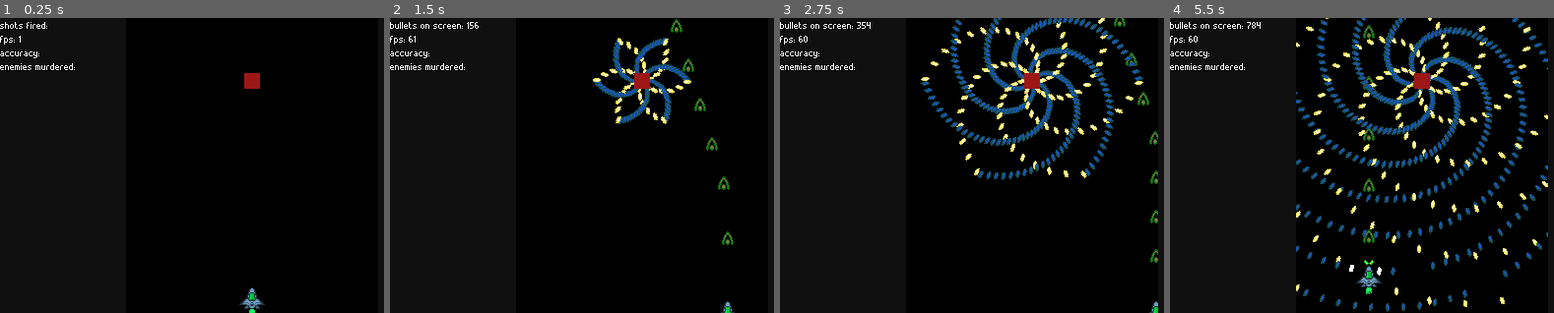
Above: before the commit, frames 1-4 (left to right).
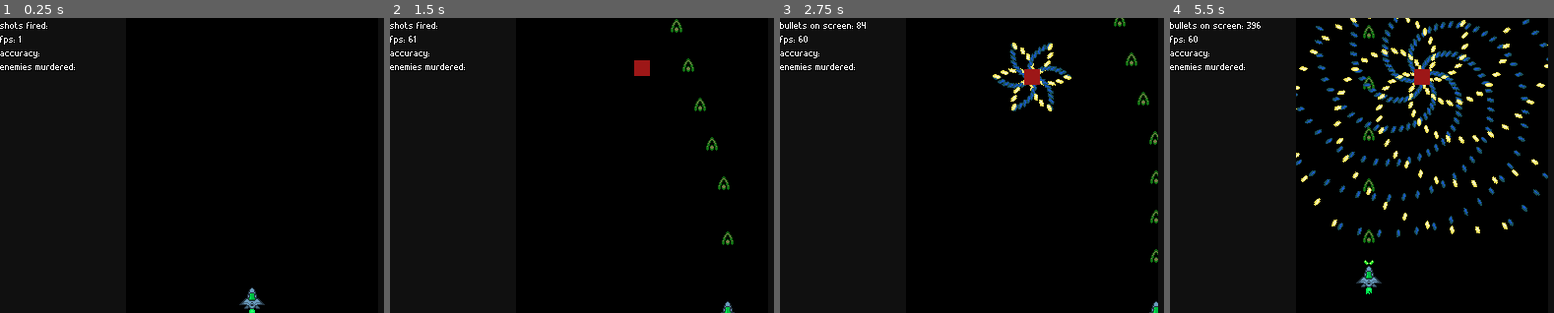
Above: after the commit, the same moments.

Repository: rockrick1/MAC0499-TCC
Game: Godot game, scene res://stages/test_stage.tscn
The game is run twice, just before and just after one commit, with the same random seed, the same clock (stepped at 60 frames per second) and the same inputs.
Inputs (mouse positions are in pixels of both pictures, inside the frame that each line leads up to):
- Up to frame 1 (0.25 s): no input
- Up to frame 2 (1.5 s): tap Enter at 0.5 s; move the mouse to (754, 150) at 0.52 s; hold Right (ui_right) 0.53-1.28 s; hold Space (ui_select) 0.53-1.28 s; move the mouse to (539, 180) at 1.27 s; hold Down (ui_down) from 1.28 s (still down); tap Space (ui_select) at 1.35 s
- Up to frame 3 (2.75 s): tap Space (ui_select) at 1.52, 1.82 s; move the mouse to (1083, 100) at 2.02 s; release Down (ui_down) at 2.03 s; hold Right (ui_right) from 2.03 s (still down); hold Space (ui_select) from 2.03 s (still down)
- Up to frame 4 (5.5 s): move the mouse to (1396, 224) at 2.77 s; release Right (ui_right) at 2.78 s; release Space (ui_select) at 2.78 s; hold Up (ui_up) 2.78-3.53 s; tap Space (ui_select) at 2.85, 3.02, 3.32, 4.35, 4.52, 4.82 s; move the mouse to (outside the picture) at 3.52 s; hold Space (ui_select) 3.53-4.28 s; hold Left (ui_left) 3.53-5.03 s; move the mouse to (1269, 121) at 4.27 s; move the mouse to (1446, 165) at 5.02 s; hold Down (ui_down) from 5.03 s (still down); hold Space (ui_select) from 5.03 s (still down)

The runs differ from the first frame. In frame 1, 0.2% of the frame differs, in the area x 63-68%, y 18-24%; in frame 2, 2.5%; in frame 3, 6.7%; in frame 4, 12%, in the area x 20-99%, y 0-100%.

Commit message:
enemy tween in

Diff:
--- a/shooter 2/characters/bullet_generator.gd
+++ b/shooter 2/characters/bullet_generator.gd
@@ -65,7 +65,7 @@
 
 func _ready():
 	set_process(false)
-	shooter = get_parent()
+	shooter = get_parent().get_parent()
 	print(shooter)
 
 
--- a/shooter 2/characters/enemy.gd
+++ b/shooter 2/characters/enemy.gd
@@ -5,6 +5,11 @@
 export (float) var HIT_REWARD
 export (String) var TYPE
 export (float) var DISTANCE
+
+export (float) var amount_to_move
+export (float) var move_period
+
+export (String) var generator_scripts
 
 const enemy = true
 
@@ -18,6 +23,24 @@
 func _ready():
 	stage = get_parent().get_parent()
 	character = stage.get_node("Character")
+	print(get_global_position())
+	position = Vector2(256,-15)
+
+	var params = DBManager.get_vars("generators/spinning6")
+
+	$Generators/BulletGenerator.set_params(params)
+	params.base_spin_speed = -80
+	params.fire_rate = 12
+	$Generators/BulletGenerator2.set_params(params)
+	$Generators/BulletGenerator2.modulate_bullets(Color(.1,.35,1,1))
+
+	if $StartMove:
+		$StartMove.interpolate_property(self, "position",
+		get_global_position(),
+		get_global_position() + Vector2(0,amount_to_move),
+		2,
+		Tween.TRANS_QUAD, Tween.EASE_IN_OUT)
+		$StartMove.start()
 
 # Called when the enemy takes damage
 func take_damage(dmg):
@@ -57,3 +80,8 @@
 	character.stats.enemies_killed += 1
 	character.update_stats_display()
 	queue_free()
+
+
+func _on_StartMove_tween_all_completed():
+	for generator in $Generators.get_children():
+		generator.start()
--- a/shooter 2/characters/test_enemy.tscn
+++ b/shooter 2/characters/test_enemy.tscn
@@ -7,11 +7,26 @@
 extents = Vector2( 8, 8 )
 
 [sub_resource type="Animation" id=2]
-resource_name = "take damage"
+resource_name = "StartMove"
+length = 2.0
+tracks/0/type = "value"
+tracks/0/path = NodePath(".:position")
+tracks/0/interp = 1
+tracks/0/loop_wrap = true
+tracks/0/imported = false
+tracks/0/enabled = true
+tracks/0/keys = {
+"times": PoolRealArray( 0, 2 ),
+"transitions": PoolRealArray( 0.297302, 0.196146 ),
+"update": 0,
+"values": [ Vector2( 0, 0 ), Vector2( 0, 50 ) ]
+}
+
+[sub_resource type="Animation" id=3]
 length = 0.1
 step = 0.05
 
-[sub_resource type="ParticlesMaterial" id=3]
+[sub_resource type="ParticlesMaterial" id=4]
 emission_shape = 2
 emission_box_extents = Vector3( 5, 3, 0 )
 flag_disable_z = true
@@ -25,7 +40,7 @@
 damping = 50.0
 color = Color( 0.956863, 0.0156863, 0.0156863, 1 )
 
-[node name="BlopGreen" type="RigidBody2D"]
+[node name="Enemy" type="RigidBody2D"]
 collision_layer = 4
 collision_mask = 3
 mode = 1
@@ -33,6 +48,9 @@
 RUN_SPEED = 1.0
 HP = 100.0
 TYPE = "Melee"
+amount_to_move = 75.0
+move_period = 2.0
+generator_scripts = "spinning6"
 
 [node name="CanvasModulate" type="CanvasModulate" parent="."]
 modulate = Color( 1, 84.89, 1, 1 )
@@ -52,7 +70,9 @@
 shape = SubResource( 1 )
 
 [node name="AnimationPlayer" type="AnimationPlayer" parent="."]
-"anims/take damage" = SubResource( 2 )
+autoplay = "StartMove"
+anims/StartMove = SubResource( 2 )
+"anims/take damage" = SubResource( 3 )
 
 [node name="Particles2D" type="Particles2D" parent="."]
 visible = false
@@ -60,9 +80,14 @@
 amount = 5
 one_shot = true
 explosiveness = 0.8
-process_material = SubResource( 3 )
+process_material = SubResource( 4 )
 
-[node name="BulletGenerator" parent="." instance=ExtResource( 1 )]
+[node name="Generators" type="Node2D" parent="."]
 
-[node name="BulletGenerator2" parent="." instance=ExtResource( 1 )]
+[node name="BulletGenerator" parent="Generators" instance=ExtResource( 1 )]
+
+[node name="BulletGenerator2" parent="Generators" instance=ExtResource( 1 )]
 DEBUG = true
+
+[node name="StartMove" type="Tween" parent="."]
+[connection signal="tween_all_completed" from="StartMove" to="." method="_on_StartMove_tween_all_completed"]
--- a/shooter 2/stages/test_stage.gd
+++ b/shooter 2/stages/test_stage.gd
@@ -20,13 +20,14 @@
 # Called every frame. 'delta' is the elapsed time since the previous frame.
 func _process(delta):
 	if Input.is_action_just_pressed("ui_select"):
-		var params = DBManager.get_vars("generators/spinning6")
-		print(params.fire_rate)
-		$Enemies/Enemy1/BulletGenerator.set_params(params)
-		$Enemies/Enemy1/BulletGenerator.start()
-		params.base_spin_speed = -80
-		params.fire_rate = 20
-		print(params.fire_rate)
-		$Enemies/Enemy1/BulletGenerator2.set_params(params)
-		$Enemies/Enemy1/BulletGenerator2.modulate_bullets(Color(.1,.35,1,1))
-		$Enemies/Enemy1/BulletGenerator2.start()
+		return
+#		var params = DBManager.get_vars("generators/spinning6")
+#		print(params.fire_rate)
+#		$Enemies/Enemy1/BulletGenerator.set_params(params)
+#		$Enemies/Enemy1/BulletGenerator.start()
+#		params.base_spin_speed = -80
+#		params.fire_rate = 20
+#		print(params.fire_rate)
+#		$Enemies/Enemy1/BulletGenerator2.set_params(params)
+#		$Enemies/Enemy1/BulletGenerator2.modulate_bullets(Color(.1,.35,1,1))
+#		$Enemies/Enemy1/BulletGenerator2.start()
--- a/shooter 2/stages/test_stage.tscn
+++ b/shooter 2/stages/test_stage.tscn
@@ -48,7 +48,6 @@
 position = Vector2( 256, 288 )
 
 [node name="StageBorder" type="StaticBody2D" parent="."]
-visible = false
 __meta__ = {
 "_edit_lock_": true
 }
Not shown: 1 places in shooter 2/characters/test_enemy.tscn that only renumber resources
